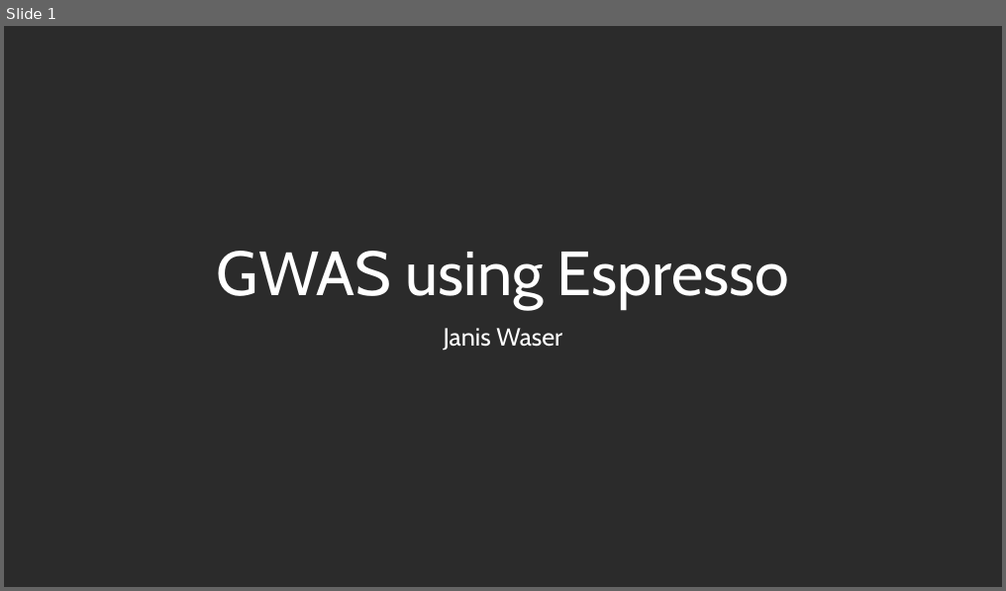
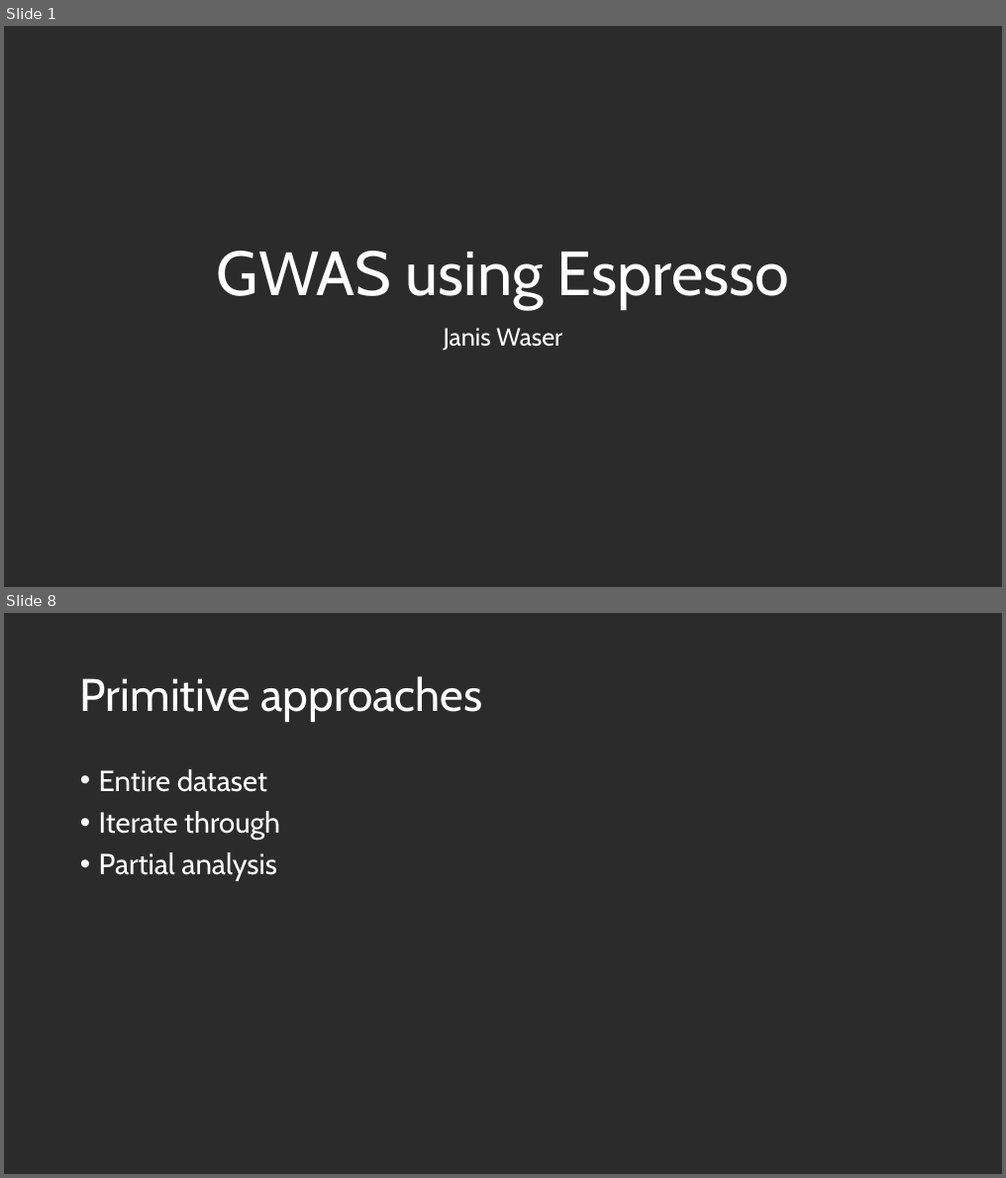
Before and after one commit to us-ja/GWAS_Internship_2025, a slide deck: Presentation/End_of_internship.pptx. Shown one above the other, each under a label of ours: slide 1 before the commit, slides 1 and 8 after it; the slides between them are not shown. The pictures are 1006x591 and 1006x1178 pixels, drawn with LibreOffice and Linux fonts; fonts in the diff are those of the drawing; background and template pictures are left out; a plain dark background stands for a picture behind light text. Boxes give left, top, right and bottom in pixels: in the first picture for what was removed or moved away, otherwise in the second. Text is boxed around its words. In the diff, an @@ line names an element or a change of style, - is before the commit and + after.

```diff
--- a/Presentation/End_of_internship.pptx
+++ b/Presentation/End_of_internship.pptx
@@ slide 8 added at <box>4,613,1002,1174</box>, background picture (left out) @@
@@ title added at <box>80,676,483,722</box>, 44 pt, text #FFFFFF @@
+Primitive approaches
@@ text added at <box>99,769,280,881</box>, 28 pt, text #FFFFFF @@
+• Entire dataset
+• Iterate through
+• Partial analysis
```
Also in this commit, not shown: 5 slides changed, 2 other slides added, 2 slides removed.
